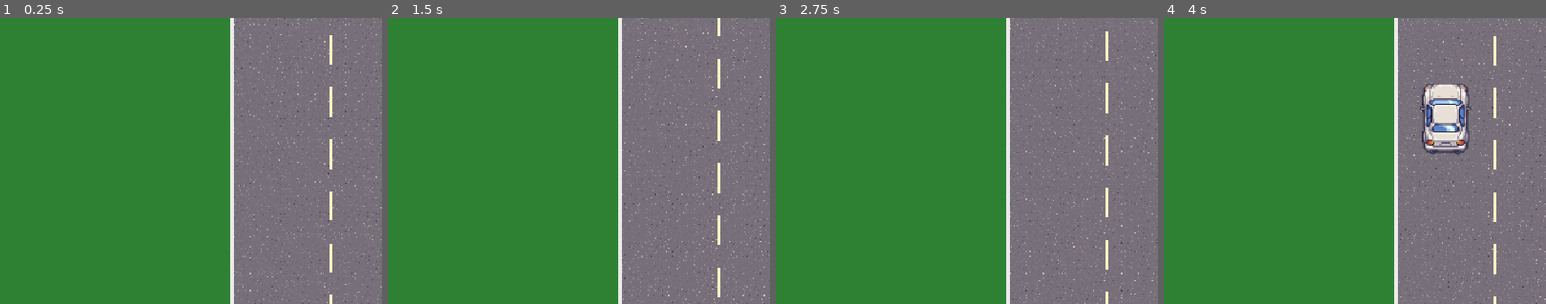
Above: before the commit, frames 1-4 (left to right).
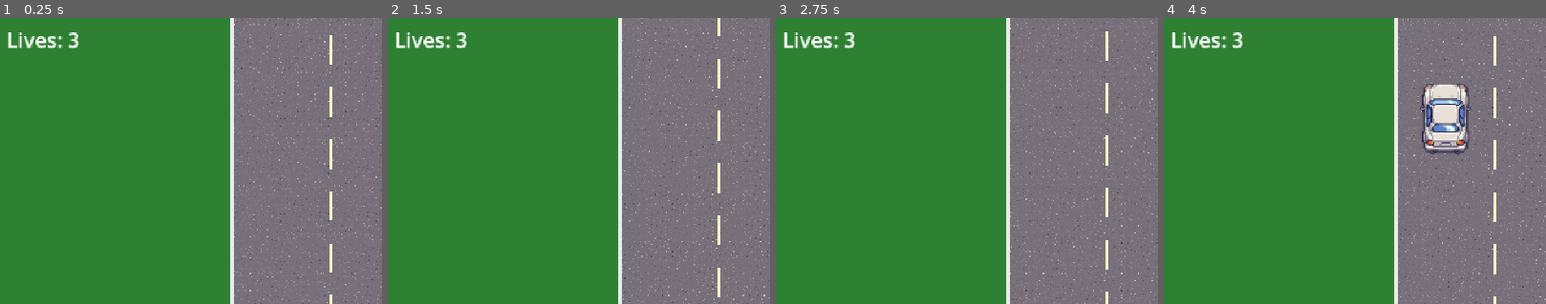
Above: after the commit, the same moments.

Repository: Antonio-Ingegnere/road-race
Game: Godot game, scene res://scenes/main.tscn
Same seed, same stepped clock (60 frames per second), same inputs: the game is played once before the commit and once after it.
Inputs:
- Up to frame 1 (0.25 s): no input
- Up to frame 2 (1.5 s): tap Enter at 0.5 s; hold Right (ui_right) 0.53-1.28 s; hold Down (ui_down) from 1.28 s (still down)
- Up to frame 3 (2.75 s): release Down (ui_down) at 2.03 s; hold Right (ui_right) from 2.03 s (still down)
- Up to frame 4 (4 s): release Right (ui_right) at 2.78 s; hold Up (ui_up) 2.78-3.53 s; hold Left (ui_left) from 3.53 s (still down)
The pictures show only the part of the screen within x 0-50%, y 0-50%; the shares and areas given below are measured in that part.

The runs differ from the first frame. In frame 1, 0.5% of the frame differs, in the area x 2-21%, y 5-11%; in frame 2, 0.5%; in frame 3, 0.5%; in frame 4, 0.5%.

Commit message:
Add day-night cycle, animated trees, 3-lives system, solid collision
Day-night cycle (day_night.gd):
- 60s loop: 20s day → 10s dusk → 20s night → 10s dawn
- Fullscreen CanvasLayer overlay lerps transparent → orange → dark blue
- HUD layer=2, GameOverlay layer=3 to stay above overlay

Animated roadside trees (road.gd):
- Distance-based spawn every ~600 world-px, 60% chance, left/right grass only
- 9-frame sprite sheet (3x3 grid, 256x256 per frame) at ~7 fps
- Replaced static SpruceTree-x128.png with anim_tree.png

3-lives system (main.gd, main.tscn):
- LivesLabel top-left; car blinks at 5 Hz for 2s after each hit
- Game over only on third collision

Solid obstacle collision (obstacle_manager.gd):
- Switched from pixel-perfect to AABB detection (consistent with separation)
- _separate_car() pushes player laterally each frame — no visual overlap
- Collision bounds corrected to opaque pixel extents:
  car vis_hw=40, obs vis_hw=34.5 (was 42+48=90, now 74.5px threshold)

Co-Authored-By: Claude Sonnet 4.6 <noreply@anthropic.com>

Diff:
--- a/scenes/main.tscn
+++ b/scenes/main.tscn
@@ -5,6 +5,7 @@
 [ext_resource type="Script" uid="uid://cnfys8f8g8h2a" path="res://scripts/obstacle_manager.gd" id="3_obsscr"]
 [ext_resource type="Script" uid="uid://bvk0l4ju72eov" path="res://scripts/car.gd" id="4_carscr"]
 [ext_resource type="Texture2D" uid="uid://cexsq42cr6wh5" path="res://assets/car.png" id="5_cartex"]
+[ext_resource type="Script" uid="uid://bgkmlei8lj03s" path="res://scripts/day_night.gd" id="6_dnscr"]
 
 [node name="Main" type="Node2D" unique_id=722060991]
 script = ExtResource("1_mainscr")
@@ -23,7 +24,24 @@
 scale = Vector2(2, 2)
 texture = ExtResource("5_cartex")
 
+[node name="DayNight" type="CanvasLayer" parent="." unique_id=111222333]
+script = ExtResource("6_dnscr")
+
+[node name="Overlay" type="ColorRect" parent="DayNight" unique_id=111222334]
+offset_right = 1024.0
+offset_bottom = 768.0
+mouse_filter = 2
+color = Color(0, 0, 0, 0)
+
 [node name="HUD" type="CanvasLayer" parent="." unique_id=312456789]
+layer = 2
+
+[node name="LivesLabel" type="Label" parent="HUD" unique_id=312456791]
+offset_left = 10.0
+offset_top = 10.0
+offset_right = 160.0
+offset_bottom = 46.0
+theme_override_font_sizes/font_size = 28
 
 [node name="SpeedLabel" type="Label" parent="HUD" unique_id=312456790]
 anchors_preset = 1
@@ -37,6 +55,7 @@
 horizontal_alignment = 2
 
 [node name="GameOverlay" type="CanvasLayer" parent="." unique_id=1154509141]
+layer = 3
 visible = false
 
 [node name="BG" type="ColorRect" parent="GameOverlay" unique_id=1964106045]
--- /dev/null
+++ b/scripts/day_night.gd
@@ -0,0 +1,35 @@
+extends CanvasLayer
+
+const CYCLE := 60.0          # total seconds: 20 day + 10 dusk + 20 night + 10 dawn
+const DAY_END   := 20.0 / CYCLE
+const DUSK_END  := 30.0 / CYCLE
+const NIGHT_END := 50.0 / CYCLE
+
+const COLOR_CLEAR    := Color(0.00, 0.00, 0.00, 0.00)
+const COLOR_TWILIGHT := Color(0.55, 0.15, 0.05, 0.45)
+const COLOR_NIGHT    := Color(0.00, 0.02, 0.15, 0.78)
+
+var _time := 0.0
+@onready var _overlay: ColorRect = $Overlay
+
+
+func _process(delta: float) -> void:
+	_time = fmod(_time + delta, CYCLE)
+	_overlay.color = _sky_color(_time / CYCLE)
+
+
+func _sky_color(p: float) -> Color:
+	var intensity: float
+	if p < DAY_END:
+		intensity = 0.0
+	elif p < DUSK_END:
+		intensity = (p - DAY_END) / (DUSK_END - DAY_END)
+	elif p < NIGHT_END:
+		intensity = 1.0
+	else:
+		intensity = 1.0 - (p - NIGHT_END) / (1.0 - NIGHT_END)
+
+	if intensity < 0.5:
+		return COLOR_CLEAR.lerp(COLOR_TWILIGHT, intensity * 2.0)
+	else:
+		return COLOR_TWILIGHT.lerp(COLOR_NIGHT, (intensity - 0.5) * 2.0)
--- a/scripts/main.gd
+++ b/scripts/main.gd
@@ -1,17 +1,42 @@
 extends Node2D
+
+const MAX_LIVES := 3
+const BLINK_DURATION := 2.0
+const BLINK_HALF_PERIOD := 0.1  # visible/hidden each for 0.1s → 5 Hz blink
+
+var _lives := MAX_LIVES
+var _blink_timer := 0.0
 
 
 func _ready() -> void:
 	$ObstacleManager.hit_detected.connect(_on_hit)
+	_update_lives()
 
 
-func _process(_delta: float) -> void:
+func _process(delta: float) -> void:
 	$HUD/SpeedLabel.text = "%d km/h" % int($Car.speed_kmh)
+
+	if _blink_timer > 0.0:
+		_blink_timer -= delta
+		$Car/Sprite2D.visible = fmod(_blink_timer, BLINK_HALF_PERIOD * 2) >= BLINK_HALF_PERIOD
+		if _blink_timer <= 0.0:
+			$Car/Sprite2D.visible = true
 
 
 func _on_hit() -> void:
-	$Car.set_process(false)
-	$GameOverlay.visible = true
+	_lives -= 1
+	_update_lives()
+	if _lives <= 0:
+		$Car/Sprite2D.visible = true
+		$Car.set_process(false)
+		$ObstacleManager.stop()
+		$GameOverlay.visible = true
+	else:
+		_blink_timer = BLINK_DURATION
+
+
+func _update_lives() -> void:
+	$HUD/LivesLabel.text = "Lives: %d" % _lives
 
 
 func _unhandled_input(event: InputEvent) -> void:
--- a/scripts/obstacle_manager.gd
+++ b/scripts/obstacle_manager.gd
@@ -6,22 +6,23 @@
 const OBS_SPEED_KMH := 50.0
 const OBS_SCALE: float = 1.5
 
-# Player car sprite dims at texture resolution; Sprite2D renders at scale 2
-const CAR_TEX_W := 42
-const CAR_TEX_H := 64
-const CAR_SCR_HW := 42.0  # half-width on screen  = CAR_TEX_W * 2 / 2
-const CAR_SCR_HH := 64.0  # half-height on screen = CAR_TEX_H * 2 / 2
+# Visible (opaque pixel) extents at rendered scale — measured from sprite content:
+# car.png (42x64 @ 2x): opaque x=[1,40]  → vis_hw=40, vis_hh=64
+# HondaCivic.png (64x64 @ 1.5x): opaque x=[9,54] → vis_hw=34.5, vis_hh=48
+const CAR_VIS_HW := 40.0
+const CAR_VIS_HH := 64.0
+const OBS_VIS_HW := 34.5
+const OBS_VIS_HH := 48.0
 
 var _obs_tex: Texture2D
-var _obs_mask: PackedByteArray
 var _obs_tex_w: int
 var _obs_tex_h: int
-var _car_mask: PackedByteArray
 
 var _obstacles: Array[Vector2] = []
 var _spawn_timer := 0.0
 var _spawn_interval := 1.8
 var _elapsed := 0.0
+var _invincible_timer := 0.0
 var _car: Node2D
 
 signal hit_detected
@@ -30,25 +31,9 @@
 func _ready() -> void:
 	_car = get_parent().get_node("Car")
 
-	var obs_img := Image.new()
-	obs_img.load("res://assets/HondaCivic.png")
-	_obs_tex_w = obs_img.get_width()
-	_obs_tex_h = obs_img.get_height()
-	_obs_mask = _build_alpha_mask(obs_img, _obs_tex_w, _obs_tex_h)
-	_obs_tex = ImageTexture.create_from_image(obs_img)
-
-	var car_img := Image.new()
-	car_img.load("res://assets/car.png")
-	_car_mask = _build_alpha_mask(car_img, CAR_TEX_W, CAR_TEX_H)
-
-
-func _build_alpha_mask(img: Image, w: int, h: int) -> PackedByteArray:
-	var mask := PackedByteArray()
-	mask.resize(w * h)
-	for y in range(h):
-		for x in range(w):
-			mask[y * w + x] = 1 if img.get_pixel(x, y).a > 0.1 else 0
-	return mask
+	_obs_tex = load("res://assets/HondaCivic.png")
+	_obs_tex_w = _obs_tex.get_width()
+	_obs_tex_h = _obs_tex.get_height()
 
 
 func _process(delta: float) -> void:
@@ -67,40 +52,35 @@
 	var cull_y := _obs_tex_h * OBS_SCALE * 0.5
 	_obstacles = _obstacles.filter(func(p: Vector2) -> bool: return p.y < screen_h + cull_y)
 
-	var cp := _car.position
-	for op in _obstacles:
-		if _pixel_collision(op, cp):
-			hit_detected.emit()
-			set_process(false)
-			return
+	if _invincible_timer > 0.0:
+		_invincible_timer -= delta
+	else:
+		var cp := _car.position
+		for op in _obstacles:
+			if abs(cp.x - op.x) < CAR_VIS_HW + OBS_VIS_HW and abs(cp.y - op.y) < CAR_VIS_HH + OBS_VIS_HH:
+				hit_detected.emit()
+				_invincible_timer = 2.0
+				break
+
+	_separate_car()
 
 	queue_redraw()
 
 
-func _pixel_collision(op: Vector2, car_pos: Vector2) -> bool:
-	var obs_hw := _obs_tex_w * OBS_SCALE * 0.5
-	var obs_hh := _obs_tex_h * OBS_SCALE * 0.5
+func _separate_car() -> void:
+	for op in _obstacles:
+		var dx := _car.position.x - op.x
+		if abs(dx) >= CAR_VIS_HW + OBS_VIS_HW or abs(_car.position.y - op.y) >= CAR_VIS_HH + OBS_VIS_HH:
+			continue
+		var push: float = CAR_VIS_HW + OBS_VIS_HW - abs(dx)
+		_car.position.x += push if dx >= 0.0 else -push
+	_car.position.x = clamp(_car.position.x, ROAD_LEFT + CAR_VIS_HW, ROAD_LEFT + ROAD_WIDTH - CAR_VIS_HW)
 
-	var ix1 := int(maxf(op.x - obs_hw, car_pos.x - CAR_SCR_HW))
-	var ix2 := int(minf(op.x + obs_hw, car_pos.x + CAR_SCR_HW))
-	var iy1 := int(maxf(op.y - obs_hh, car_pos.y - CAR_SCR_HH))
-	var iy2 := int(minf(op.y + obs_hh, car_pos.y + CAR_SCR_HH))
 
-	if ix1 >= ix2 or iy1 >= iy2:
-		return false
 
-	for py in range(iy1, iy2, 2):
-		for px in range(ix1, ix2, 2):
-			var otx := int((px - op.x) / OBS_SCALE + _obs_tex_w * 0.5)
-			var oty := int((py - op.y) / OBS_SCALE + _obs_tex_h * 0.5)
-			var ptx := int((px - car_pos.x) / 2.0 + CAR_TEX_W * 0.5)
-			var pty := int((py - car_pos.y) / 2.0 + CAR_TEX_H * 0.5)
 
-			if otx >= 0 and otx < _obs_tex_w and oty >= 0 and oty < _obs_tex_h:
-				if ptx >= 0 and ptx < CAR_TEX_W and pty >= 0 and pty < CAR_TEX_H:
-					if _obs_mask[oty * _obs_tex_w + otx] and _car_mask[pty * CAR_TEX_W + ptx]:
-						return true
-	return false
+func stop() -> void:
+	set_process(false)
 
 
 func _lane_center(lane: int) -> float:
--- a/scripts/road.gd
+++ b/scripts/road.gd
@@ -9,16 +9,33 @@
 const TILE_COLS := 8
 const TILE_ROWS := 60
 
+const TREE_HALF := 128.0         # half of 256x256 display size
+const TREE_FRAME_SIZE := 256     # source frame dimensions in the sprite sheet
+const TREE_COLS := 3             # sprite sheet columns
+const TREE_SPAWN_DIST := 600.0   # world pixels between spawn checks
+const TREE_SPAWN_CHANCE := 0.6   # probability each check produces a tree
+const TREE_FRAME_COUNT := 9
+const TREE_FRAME_DURATION := 0.14  # seconds per frame (~7 fps)
+
 var scroll_offset := 0.0
 var _world_scroll := 0.0
 var _car: Node2D
 var _asphalt_tex: Texture2D
 var _rotations: Array = []
+var _tree_tex: Texture2D
+var _trees: Array[Vector2] = []
+var _tree_dist_acc := 0.0
+var _tree_rng := RandomNumberGenerator.new()
+var _tree_frame := 0
+var _tree_frame_timer := 0.0
 
 
 func _ready() -> void:
 	_car = get_parent().get_node("Car")
 	_asphalt_tex = load("res://assets/asphalt.png")
+	_tree_tex = load("res://assets/anim_tree.png")
+	_tree_rng.seed = 7331
+
 	var rng := RandomNumberGenerator.new()
 	rng.seed = 42
 	for _r in range(TILE_ROWS):
@@ -33,7 +50,35 @@
 	var scroll_px := scroll_speed * delta
 	scroll_offset = fmod(scroll_offset + scroll_px, DASH_HEIGHT + DASH_GAP)
 	_world_scroll += scroll_px
+
+	for i in range(_trees.size()):
+		_trees[i].y += scroll_px
+	var screen_h := get_viewport_rect().size.y
+	_trees = _trees.filter(func(p: Vector2) -> bool: return p.y < screen_h + TREE_HALF)
+
+	_tree_dist_acc += scroll_px
+	if _tree_dist_acc >= TREE_SPAWN_DIST:
+		_tree_dist_acc -= TREE_SPAWN_DIST
+		if _tree_rng.randf() < TREE_SPAWN_CHANCE:
+			_spawn_tree()
+
+	_tree_frame_timer += delta
+	if _tree_frame_timer >= TREE_FRAME_DURATION:
+		_tree_frame_timer -= TREE_FRAME_DURATION
+		_tree_frame = (_tree_frame + 1) % TREE_FRAME_COUNT
+
 	queue_redraw()
+
+
+func _spawn_tree() -> void:
+	var screen_w := get_viewport_rect().size.x
+	var side := _tree_rng.randi() % 2
+	var x: float
+	if side == 0:
+		x = _tree_rng.randf_range(TREE_HALF, ROAD_LEFT - TREE_HALF)
+	else:
+		x = _tree_rng.randf_range(ROAD_LEFT + ROAD_WIDTH + TREE_HALF, screen_w - TREE_HALF)
+	_trees.append(Vector2(x, -TREE_HALF))
 
 
 func _draw() -> void:
@@ -44,13 +89,10 @@
 	draw_rect(Rect2(0.0, 0.0, size.x, size.y), Color(0.18, 0.50, 0.20))
 
 	# Tiled asphalt
-	# Tile world positions satisfy: ty = n*TILE_SIZE + _world_scroll for integer n
-	# So the topmost tile on screen starts at fmod(_world_scroll, TILE_SIZE) - TILE_SIZE
 	if _asphalt_tex:
 		var tile_start_y := fmod(_world_scroll, TILE_SIZE) - TILE_SIZE
 		var ty := tile_start_y
 		while ty < size.y:
-			# Stable world row: same formula gives same index as the tile scrolls down
 			var world_row := posmod(floori((ty - _world_scroll) / float(TILE_SIZE)), TILE_ROWS)
 			var col_idx := 0
 			var tx := ROAD_LEFT
@@ -66,6 +108,14 @@
 	# Redraw grass on both sides to clip tile spillover at road edges
 	draw_rect(Rect2(0.0, 0.0, ROAD_LEFT, size.y), Color(0.18, 0.50, 0.20))
 	draw_rect(Rect2(ROAD_LEFT + ROAD_WIDTH, 0.0, size.x - ROAD_LEFT - ROAD_WIDTH, size.y), Color(0.18, 0.50, 0.20))
+
+	# Trees on grass shoulders (animated sprite sheet: 3x3 grid of 256x256 frames, drawn at 128x128)
+	if _tree_tex:
+		var frame_col := _tree_frame % TREE_COLS
+		var frame_row := _tree_frame / TREE_COLS
+		var src := Rect2(frame_col * TREE_FRAME_SIZE, frame_row * TREE_FRAME_SIZE, TREE_FRAME_SIZE, TREE_FRAME_SIZE)
+		for p in _trees:
+			draw_texture_rect_region(_tree_tex, Rect2(p.x - TREE_HALF, p.y - TREE_HALF, TREE_HALF * 2, TREE_HALF * 2), src)
 
 	# Road shoulder lines
 	draw_line(Vector2(ROAD_LEFT, 0.0), Vector2(ROAD_LEFT, size.y), Color(1.0, 1.0, 1.0, 0.85), 4.0)
Binary file added: assets/SpruceTree-x128.png
Not shown, added: assets/SpruceTree-x128.png.import
Binary file added: assets/anim_tree.png
Not shown, added: assets/anim_tree.png.import
Not shown, added: export_presets.cfg
Not shown, added: scripts/day_night.gd.uid
Not shown, added: CLAUDE.md
